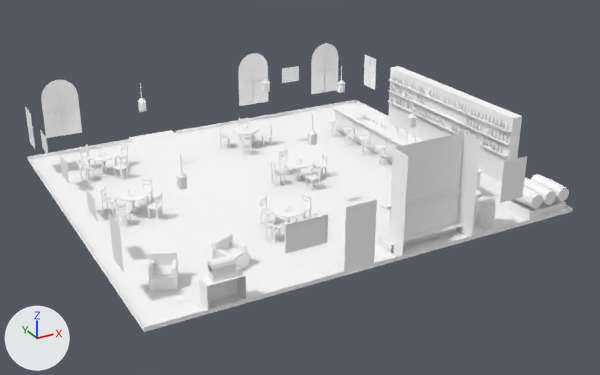
Two versions of the glTF model games/yorimichi/assets/belmonte/meshes/SM_BM_BH_Osteria_Taproom.glb, one commit apart.
One viewpoint serves both versions: a 50 mm camera at (-13.6, -26.0, 12.8) aimed at (0.4, -0.5, 0.1). Lighting does not change. The marker at lower left points along +X, +Y and +Z. The first picture is the older version. Vertices at exactly the same position are counted once.

The first picture shows 'SM_BM_BH_Osteria_Taproom'.
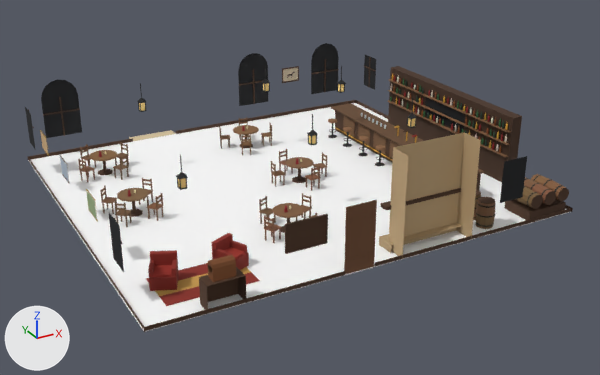
What differs and where, as boxes (x1, y1, x2, y2) in the pictures (600 x 375 px):
part 1 of me_sm_bh_osteria_taproom, recoloured (darker): (25, 43, 573, 332) in both

The change, as a diff of the scene's bpy script:
```diff
--- a/games/yorimichi/assets/belmonte/meshes/SM_BM_BH_Osteria_Taproom.glb.py
+++ b/games/yorimichi/assets/belmonte/meshes/SM_BM_BH_Osteria_Taproom.glb.py
@@ me_sm_bh_osteria_taproom @@
 me_sm_bh_osteria_taproom.from_pydata(...)  # 7003 vertices, 10449 faces; spans x -8.0..8.0, y -7.0..8.0, z -0.1..3.6
 # used by ob_sm_bm_bh_osteria_taproom; location = (0.0, 0.0, 0.0)
+# me_sm_bh_osteria_taproom part 1: 10426 faces centred in x -8.0..8.0, y -7.0..8.0, z 0.0..3.4 are repainted in the vertex colours; the middle colour goes from white #ffffff to brown #7b4d32
 me_sm_bh_osteria_taproom.materials.append(mat_bm_000_m_stone_043)
```
